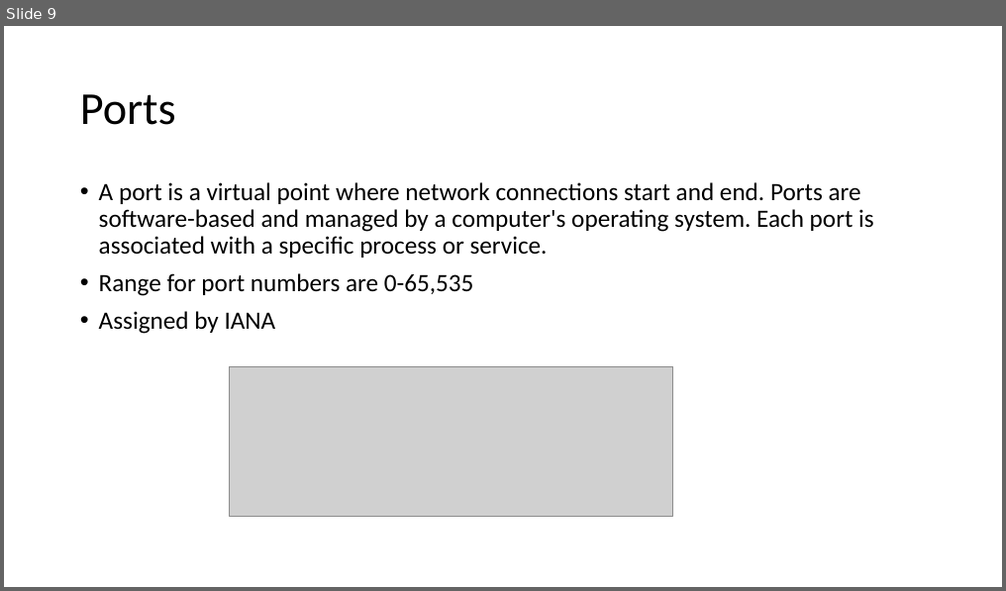
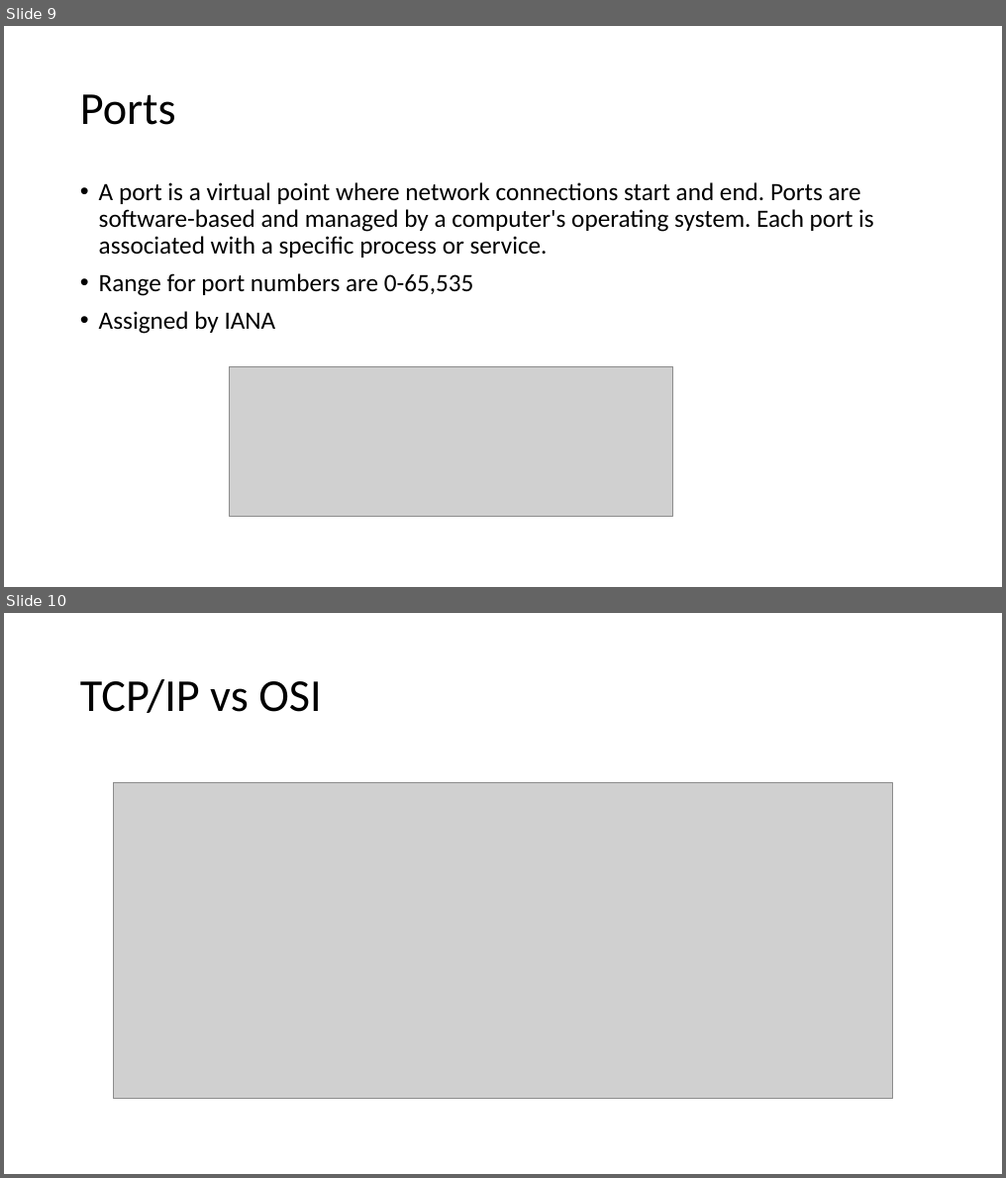
Before and after one commit to keskinadem/NetworkCryptology, a slide deck: Network/NetworkAdem.pptx. Shown one above the other, each under a label of ours: slide 9 before the commit, slides 9 and 10 after it. The pictures are 1006x591 and 1006x1178 pixels, drawn with LibreOffice and Linux fonts; fonts in the diff are those of the drawing; grey boxes stand for pictures. Boxes give left, top, right and bottom in pixels: in the first picture for what was removed or moved away, otherwise in the second. Text is boxed around its words. In the diff, an @@ line names an element or a change of style, - is before the commit and + after.

Commit message:
TCP vs OSI page is added to pptx

```diff
--- a/Network/NetworkAdem.pptx
+++ b/Network/NetworkAdem.pptx
@@ slide 10 added at (4,613,1002,1174), background #FFFFFF @@
@@ title added at (80,679,321,713), 44 pt, text #000000 @@
+TCP/IP vs OSI
@@ picture added at (113,782,893,1099) @@
```
